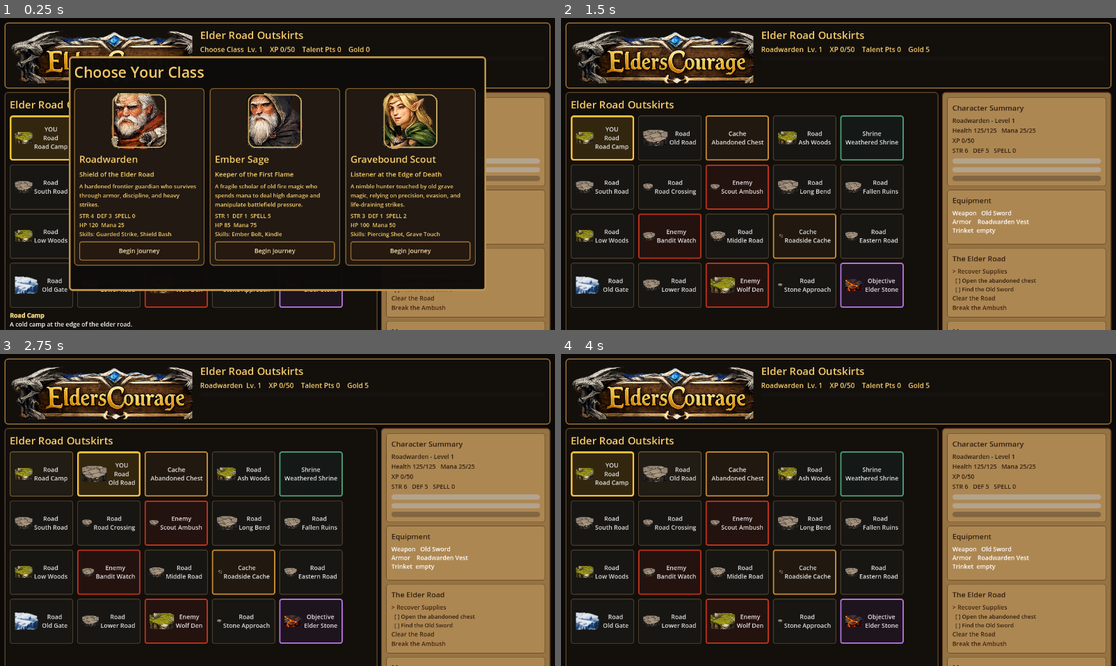
Above: before the commit, frames 1-4 (two rows, left to right).
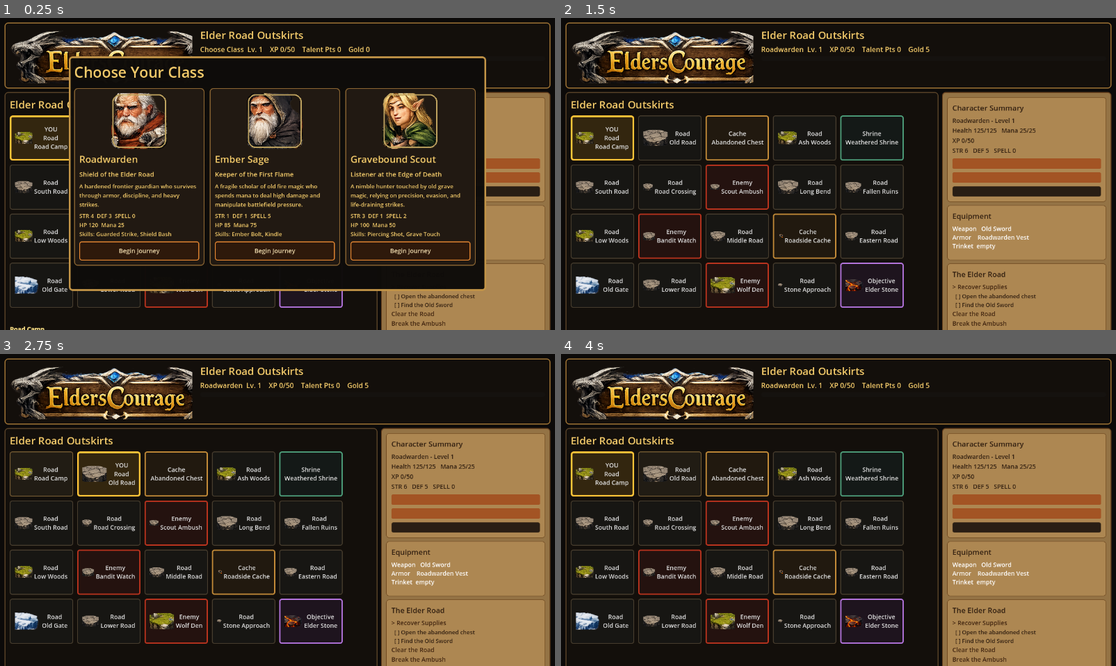
Above: after the commit, the same moments.

Repository: dshills/EldersCourage
Game: Godot game, scene res://scenes/phase3/ElderRoadOutskirts.tscn
Two runs of this game, one before a commit and one after it. Both use one fixed random seed, a clock stepped at 60 frames per second and the inputs below.
Inputs:
- Up to frame 1 (0.25 s): no input
- Up to frame 2 (1.5 s): click "Begin Journey" at 0.5 s; click "YOU Road Road Camp" at 1.25 s
- Up to frame 3 (2.75 s): click "Road Old Road" at 2 s
- Up to frame 4 (4 s): click "Road Road Camp" at 2.75 s; click "Cache Abandoned Chest" at 3.5 s

The runs differ from the first frame. In frame 1, 3.2% of the frame differs, in the area x 1-99%, y 44-100%; in frame 2, 6.0%, in the area x 69-99%, y 44-100%; in frame 3, 6.0%; in frame 4, 6.0%.

Commit message:
Normalize phase 7 UI button components

Diff:
--- a/game/scripts/phase3/elder_road_outskirts.gd
+++ b/game/scripts/phase3/elder_road_outskirts.gd
@@ -43,7 +43,7 @@
 var skill_bar: HBoxContainer
 var interact_button: Button
 var shrine_button: Button
-var attack_button: TextureButton
+var attack_button: Button
 var restart_button: Button
 var texture_cache := {}
 
@@ -233,16 +233,16 @@
 	bar.add_child(_action_group("Move", _movement_pad()))
 	var location_group := HBoxContainer.new()
 	location_group.add_theme_constant_override("separation", UITheme.BUTTON_GAP)
-	interact_button = _text_button("Open Container", "Open a container on this tile")
+	interact_button = _text_button("Open Container", "Open a container on this tile", "secondary")
 	interact_button.pressed.connect(state.open_current_container)
 	location_group.add_child(interact_button)
-	shrine_button = _text_button("Activate Shrine", "Activate a shrine on this tile")
+	shrine_button = _text_button("Activate Shrine", "Activate a shrine on this tile", "success")
 	shrine_button.pressed.connect(state.activate_current_shrine)
 	location_group.add_child(shrine_button)
 	bar.add_child(_action_group("Location", location_group))
 	var combat_group := HBoxContainer.new()
 	combat_group.add_theme_constant_override("separation", UITheme.BUTTON_GAP)
-	attack_button = _image_button(_load_texture(ATTACK_BUTTON_PATH), "Attack active enemy")
+	attack_button = _image_button(_load_texture(ATTACK_BUTTON_PATH), "Attack active enemy", "primary")
 	attack_button.pressed.connect(state.attack_enemy)
 	combat_group.add_child(attack_button)
 	bar.add_child(_action_group("Combat", combat_group))
@@ -251,16 +251,16 @@
 	bar.add_child(_action_group("Skills", skill_bar))
 	var panel_group := HBoxContainer.new()
 	panel_group.add_theme_constant_override("separation", UITheme.BUTTON_GAP)
-	var inventory_button := _image_button(_load_texture(INVENTORY_BUTTON_PATH), "Toggle inventory")
+	var inventory_button := _image_button(_load_texture(INVENTORY_BUTTON_PATH), "Toggle inventory", "panel")
 	inventory_button.pressed.connect(state.toggle_inventory)
 	panel_group.add_child(inventory_button)
-	var talent_button := _text_button("Talents", "Toggle talent panel")
+	var talent_button := _text_button("Talents", "Toggle talent panel", "panel")
 	talent_button.pressed.connect(state.toggle_talent_panel)
 	panel_group.add_child(talent_button)
-	var quest_button := _image_button(_load_texture(QUEST_BUTTON_PATH), "Quest tracker")
+	var quest_button := _image_button(_load_texture(QUEST_BUTTON_PATH), "Quest tracker", "panel")
 	quest_button.pressed.connect(func() -> void: state.toggle_panel("quests"))
 	panel_group.add_child(quest_button)
-	restart_button = _text_button("Restart", "Restart Phase 3")
+	restart_button = _text_button("Restart", "Restart Phase 3", "danger")
 	restart_button.pressed.connect(state.restart_game)
 	panel_group.add_child(restart_button)
 	bar.add_child(_action_group("Panels", panel_group))
@@ -393,7 +393,7 @@
 	])
 	preview.add_theme_font_size_override("font_size", 13)
 	box.add_child(preview)
-	var begin := _text_button("Begin Journey", "Start as %s" % class_definition.get("name", class_id))
+	var begin := _text_button("Begin Journey", "Start as %s" % class_definition.get("name", class_id), "primary")
 	begin.pressed.connect(func() -> void: state.start_class(class_id))
 	box.add_child(begin)
 	return card
@@ -559,7 +559,7 @@
 		var secondary := "CD %d" % cooldown if cooldown > 0 else ("%d Mana" % cost if str(skill.get("resource", "")) == "mana" and cost > 0 else "Ready")
 		if disabled_reason != "":
 			secondary = disabled_reason
-		var button := _text_button("%s\n%s" % [skill.get("name", skill_id), secondary], _skill_tooltip(skill, cooldown, cost, disabled_reason))
+		var button := _text_button(str(skill.get("name", skill_id)), _skill_tooltip(skill, cooldown, cost, disabled_reason), "magic", secondary)
 		button.custom_minimum_size = Vector2(136, 58)
 		button.disabled = disabled_reason != ""
 		_apply_skill_button_style(button)
@@ -571,7 +571,7 @@
 	for child in talent_box.get_children():
 		child.queue_free()
 	var tree: Dictionary = state.current_talent_tree()
-	var close := _text_button("Close", "Close talents")
+	var close := _text_button("Close", "Close talents", "panel")
 	close.pressed.connect(state.close_panel)
 	talent_box.add_child(close)
 	var title := _gold_label("%s  Points: %d" % [tree.get("name", "Talents"), int(state.player.get("talents", {}).get("availablePoints", 0))])
@@ -580,13 +580,11 @@
 	var ranks: Dictionary = state.player.get("talents", {}).get("ranks", {})
 	for talent in tree.get("nodes", []):
 		var rank := int(ranks.get(str(talent.get("id", "")), 0))
-		var button := _text_button("%s %d/%d\nLvl %d - %s" % [
+		var button := _text_button("%s %d/%d" % [
 			talent.get("name", "Talent"),
 			rank,
 			int(talent.get("maxRank", 1)),
-			int(talent.get("requiredLevel", 1)),
-			talent.get("description", ""),
-		], "Spend talent point")
+		], "Spend talent point", "success", "Lvl %d - %s" % [int(talent.get("requiredLevel", 1)), talent.get("description", "")])
 		button.custom_minimum_size = Vector2(320, 64)
 		button.disabled = not state.can_spend_talent(talent)
 		button.pressed.connect(func(id := str(talent.get("id", ""))) -> void: state.spend_talent_point(id))
@@ -596,7 +594,7 @@
 	quest_panel.visible = str(state.ui.get("activePanel", "")) == "quests" or str(state.ui.get("activePanel", "")) == "log"
 	for child in quest_panel_box.get_children():
 		child.queue_free()
-	var close := _text_button("Close", "Close panel")
+	var close := _text_button("Close", "Close panel", "panel")
 	close.pressed.connect(state.close_panel)
 	quest_panel_box.add_child(close)
 	var title := _gold_label("Quest and Log")
@@ -822,7 +820,7 @@
 	return _stylebox(Color(0.09, 0.085, 0.075), Color(0.28, 0.24, 0.18), 2, 5)
 
 func _move_button(text: String, direction: String) -> Button:
-	var button := _text_button(text, "Move %s" % direction)
+	var button := _text_button(text, "Move %s" % direction, "secondary")
 	button.custom_minimum_size = Vector2(44, 28)
 	button.pressed.connect(func() -> void: state.move_player(direction))
 	return button
@@ -857,31 +855,60 @@
 		"gravebound_scout":
 			button.add_theme_stylebox_override("normal", _stylebox(Color(0.08, 0.11, 0.09), Color(0.38, 0.62, 0.48), 2, 5))
 
-func _text_button(text: String, tooltip: String) -> Button:
+func _text_button(text: String, tooltip: String, variant: String = "secondary", sublabel: String = "") -> Button:
 	var button := Button.new()
-	button.text = text
+	button.text = text if sublabel == "" else "%s\n%s" % [text, sublabel]
 	button.tooltip_text = tooltip
 	button.focus_mode = Control.FOCUS_ALL
 	button.custom_minimum_size = Vector2(132, 42)
-	button.add_theme_stylebox_override("normal", _stylebox(Color(0.15, 0.10, 0.06), UITheme.color("border_gold"), 2, 5))
-	button.add_theme_stylebox_override("hover", _stylebox(Color(0.20, 0.13, 0.07), Color(0.90, 0.66, 0.28), 2, 5))
-	button.add_theme_stylebox_override("focus", _stylebox(Color(0.18, 0.12, 0.07), Color(1.0, 0.82, 0.34), 3, 5))
-	button.add_theme_stylebox_override("disabled", _stylebox(UITheme.color("disabled_fill"), UITheme.color("disabled_border"), 2, 5))
+	_apply_button_variant(button, variant)
 	button.add_theme_color_override("font_color", UITheme.color("text_primary"))
 	button.add_theme_color_override("font_disabled_color", UITheme.color("disabled_text"))
 	button.add_theme_font_size_override("font_size", UITheme.FONT_BUTTON)
 	return button
 
-func _image_button(texture: Texture2D, tooltip: String) -> TextureButton:
-	var button := TextureButton.new()
-	button.texture_normal = texture
-	button.texture_hover = texture
-	button.texture_pressed = texture
+func _image_button(texture: Texture2D, tooltip: String, variant: String = "panel") -> Button:
+	var button := Button.new()
+	button.icon = texture
+	button.expand_icon = true
 	button.focus_mode = Control.FOCUS_ALL
-	button.custom_minimum_size = Vector2(150, 54)
-	button.stretch_mode = TextureButton.STRETCH_KEEP_ASPECT_CENTERED
+	button.custom_minimum_size = Vector2(92, 54)
 	button.tooltip_text = tooltip
+	_apply_button_variant(button, variant)
 	return button
+
+func _apply_button_variant(button: Button, variant: String, selected := false) -> void:
+	var fill := Color(0.15, 0.10, 0.06)
+	var hover := Color(0.20, 0.13, 0.07)
+	var border := UITheme.color("border_gold")
+	match variant:
+		"primary":
+			fill = Color(0.18, 0.10, 0.045)
+			hover = Color(0.24, 0.13, 0.05)
+			border = Color(0.92, 0.54, 0.20)
+		"danger":
+			fill = Color(0.14, 0.06, 0.045)
+			hover = Color(0.20, 0.075, 0.045)
+			border = UITheme.color("danger")
+		"magic":
+			fill = Color(0.065, 0.09, 0.12)
+			hover = Color(0.075, 0.12, 0.16)
+			border = UITheme.color("magic")
+		"success":
+			fill = Color(0.065, 0.11, 0.075)
+			hover = Color(0.08, 0.15, 0.095)
+			border = UITheme.color("success")
+		"panel":
+			fill = Color(0.10, 0.075, 0.052)
+			hover = Color(0.15, 0.10, 0.06)
+			border = Color(0.58, 0.43, 0.20)
+	if selected:
+		border = Color(1.0, 0.82, 0.34)
+	button.add_theme_stylebox_override("normal", _stylebox(fill, border, 2 if not selected else 3, 5))
+	button.add_theme_stylebox_override("hover", _stylebox(hover, Color(0.90, 0.66, 0.28), 2, 5))
+	button.add_theme_stylebox_override("focus", _stylebox(hover, Color(1.0, 0.82, 0.34), 3, 5))
+	button.add_theme_stylebox_override("pressed", _stylebox(fill.darkened(0.15), border, 2, 5))
+	button.add_theme_stylebox_override("disabled", _stylebox(UITheme.color("disabled_fill"), UITheme.color("disabled_border"), 2, 5))
 
 func _add_section(parent: Control, title: String) -> VBoxContainer:
 	var panel := PanelContainer.new()
@@ -899,6 +926,8 @@
 	var bar := ProgressBar.new()
 	bar.custom_minimum_size = Vector2(0, 12)
 	bar.show_percentage = false
+	bar.add_theme_stylebox_override("background", _stylebox(Color(0.16, 0.12, 0.08), Color(0.32, 0.24, 0.14), 1, 4))
+	bar.add_theme_stylebox_override("fill", _stylebox(Color(0.64, 0.33, 0.14), Color(0.64, 0.33, 0.14), 0, 4))
 	return bar
 
 func _action_group(title: String, content: Control) -> PanelContainer:
